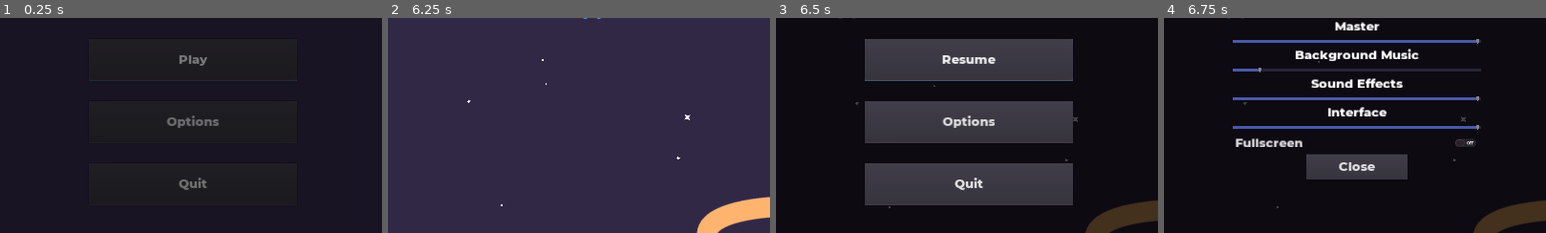
Above: before the commit, frames 1-4 (left to right).
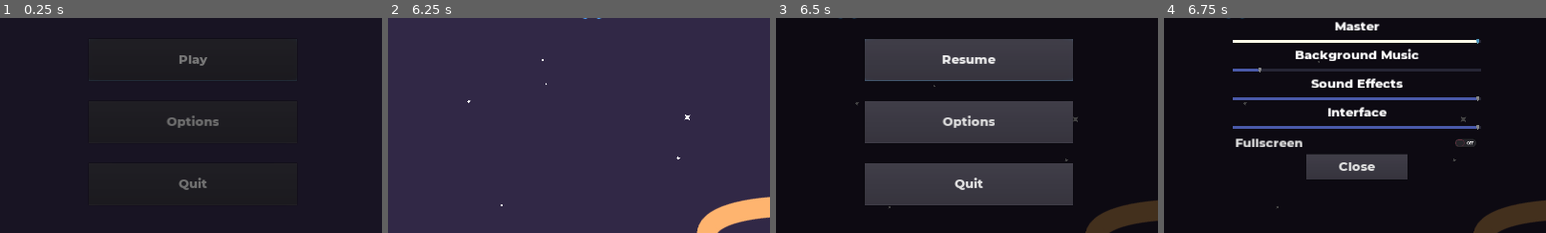
Above: after the commit, the same moments.

Repository: pigdevstudio/fermi-parallax
Game: Godot game, scene res://Screens/MainScreen.tscn
Same seed, same stepped clock (60 frames per second), same inputs: the game is played once before the commit and once after it.
Inputs:
- Up to frame 1 (0.25 s): no input
- Up to frame 2 (6.25 s): click "Options" at 0.5 s; hold Right (move_right) 1.28-2.03 s; hold Shift (dash) 1.28-2.03 s; tap Enter at 2 s; hold S (move_down) 2.03-2.75 s; tap Space (shoot) at 2.1, 5.1 s; click "Back" at 2.75 s; click "Play" at 3.5 s; hold Right (move_right) 4.28-5.03 s; hold Shift (dash) 4.28-5.03 s; hold W (move_up) 5.03-5.78 s; hold A (move_left) from 5.78 s (still down); hold Shift (dash) from 5.78 s (still down)
- Up to frame 3 (6.5 s): keep holding A (move_left); keep holding Shift (dash); tap Escape (pause) at 6.4 s
- Up to frame 4 (6.75 s): release A (move_left) at 6.5 s; release Shift (dash) at 6.5 s; click "Options" at 6.5 s
The pictures show only the part of the screen within x 25-75%, y 50-100%; the shares and areas given below are measured in that part.

Frames 1-3 are identical in both runs. In frame 4, 0.9% of the frame differs, in the area x 18-83%, y 9-12%.

Commit message:
Fix pause menu and sliders

Diff:
--- a/source/Interfaces/PauseMenu.gd
+++ b/source/Interfaces/PauseMenu.gd
@@ -1,6 +1,7 @@
 extends Control
 
 onready var _resume_button := $PauseMenu/HBoxContainer/Center/MarginContainer/VBoxContainer/ResumeButton
+onready var _master_slider := $OptionsMenu/HBoxContainer/CenterColumn/VBoxContainer4/VBoxContainer/VolumeSlider
 onready var _pause_menu := $PauseMenu
 onready var _options_menu := $OptionsMenu
 
@@ -35,12 +36,10 @@
 func _on_OptionsButton_pressed() -> void:
 	_pause_menu.hide()
 	_options_menu.show()
+	_master_slider.grab_focus()
 
 
 func _on_OptionsCloseButton_pressed() -> void:
 	_pause_menu.show()
 	_options_menu.hide()
-
-
-func _on_CloseButton_draw():
-	$OptionsMenu/HBoxContainer/CenterColumn/VBoxContainer4/CenterContainer/CloseButton.grab_focus()
+	_resume_button.grab_focus()
--- a/source/Interfaces/PauseMenu.tscn
+++ b/source/Interfaces/PauseMenu.tscn
@@ -301,5 +301,4 @@
 [connection signal="pressed" from="PauseMenu/HBoxContainer/Center/MarginContainer/VBoxContainer/OptionsButton" to="ButtonSFX" method="play"]
 [connection signal="pressed" from="PauseMenu/HBoxContainer/Center/MarginContainer/VBoxContainer/OptionsButton" to="." method="_on_OptionsButton_pressed"]
 [connection signal="pressed" from="PauseMenu/HBoxContainer/Center/MarginContainer/VBoxContainer/QuitButton" to="." method="_on_QuitButton_pressed"]
-[connection signal="draw" from="OptionsMenu/HBoxContainer/CenterColumn/VBoxContainer4/CenterContainer/CloseButton" to="." method="_on_CloseButton_draw"]
 [connection signal="pressed" from="OptionsMenu/HBoxContainer/CenterColumn/VBoxContainer4/CenterContainer/CloseButton" to="." method="_on_OptionsCloseButton_pressed"]
--- /dev/null
+++ b/source/Levels/Level2/Waves/Wave2.tscn
@@ -0,0 +1,19 @@
+[gd_scene load_steps=4 format=2]
+
+[ext_resource path="res://Levels/Wave/Wave.tscn" type="PackedScene" id=1]
+[ext_resource path="res://Actors/Enemies/PathFollowEnemy/EnemyOne.tscn" type="PackedScene" id=2]
+[ext_resource path="res://Objects/Mine/Mine.tscn" type="PackedScene" id=3]
+
+[node name="Wave" instance=ExtResource( 1 )]
+
+[node name="EnemyOne" parent="." index="0" instance=ExtResource( 2 )]
+position = Vector2( 562.849, 100.659 )
+
+[node name="Mine" parent="." index="1" instance=ExtResource( 3 )]
+position = Vector2( 402.513, -222.894 )
+
+[node name="Mine5" parent="." index="2" instance=ExtResource( 3 )]
+position = Vector2( 830.778, -895.682 )
+
+[node name="Mine6" parent="." index="3" instance=ExtResource( 3 )]
+position = Vector2( 1524.39, -1425.29 )
--- /dev/null
+++ b/source/Levels/Level2/Waves/Wave3.tscn
@@ -0,0 +1,31 @@
+[gd_scene load_steps=4 format=2]
+
+[ext_resource path="res://Levels/Wave/Wave.tscn" type="PackedScene" id=1]
+[ext_resource path="res://Objects/Mine/Mine.tscn" type="PackedScene" id=2]
+[ext_resource path="res://Actors/Enemies/PathFollowEnemy/EnemyTwo.tscn" type="PackedScene" id=3]
+
+[node name="Wave1" instance=ExtResource( 1 )]
+position = Vector2( 0, 84.2947 )
+
+[node name="EnemyTwo" parent="." index="0" instance=ExtResource( 3 )]
+position = Vector2( 75.5626, -39.0424 )
+max_animator_speed = 2.0
+
+[node name="EnemyTwo3" parent="." index="1" instance=ExtResource( 3 )]
+position = Vector2( 497.35, 58.2932 )
+max_animator_speed = 2.0
+
+[node name="EnemyTwo2" parent="." index="2" instance=ExtResource( 3 )]
+position = Vector2( 950.888, -37.9303 )
+
+[node name="Mine" parent="." index="3" instance=ExtResource( 2 )]
+position = Vector2( 364.868, -836.998 )
+
+[node name="Mine2" parent="." index="4" instance=ExtResource( 2 )]
+position = Vector2( 739.296, -1602.25 )
+
+[node name="Mine3" parent="." index="5" instance=ExtResource( 2 )]
+position = Vector2( 1629.49, -1030.39 )
+
+[node name="Mine4" parent="." index="6" instance=ExtResource( 2 )]
+position = Vector2( 1047.39, -668.24 )
--- /dev/null
+++ b/source/Levels/Level2/Waves/Wave4.tscn
@@ -0,0 +1,81 @@
+[gd_scene load_steps=6 format=2]
+
+[ext_resource path="res://Levels/Wave/Wave.tscn" type="PackedScene" id=1]
+[ext_resource path="res://Actors/Enemies/PathFollowEnemy/EnemyOne.tscn" type="PackedScene" id=2]
+[ext_resource path="res://Objects/Mine/Mine.tscn" type="PackedScene" id=3]
+[ext_resource path="res://Objects/Asteroid/LesserAsteroid.tscn" type="PackedScene" id=4]
+[ext_resource path="res://Objects/Asteroid/PettyAsteroid.tscn" type="PackedScene" id=5]
+
+[node name="Wave" instance=ExtResource( 1 )]
+
+[node name="EnemyOne" parent="." index="0" instance=ExtResource( 2 )]
+position = Vector2( 517.327, 125.263 )
+
+[node name="EnemyOne2" parent="." index="1" instance=ExtResource( 2 )]
+position = Vector2( 316.427, 125.263 )
+
+[node name="EnemyOne3" parent="." index="2" instance=ExtResource( 2 )]
+position = Vector2( 715.834, 125.263 )
+
+[node name="EnemyOne4" parent="." index="3" instance=ExtResource( 2 )]
+position = Vector2( 911.949, 125.263 )
+
+[node name="Mine" parent="." index="4" instance=ExtResource( 3 )]
+position = Vector2( 402.512, -222.894 )
+
+[node name="Mine2" parent="." index="5" instance=ExtResource( 3 )]
+position = Vector2( 1632.49, -1872.18 )
+
+[node name="Mine3" parent="." index="6" instance=ExtResource( 3 )]
+position = Vector2( 678.204, -3402.93 )
+
+[node name="Mine4" parent="." index="7" instance=ExtResource( 3 )]
+position = Vector2( 686.898, -1289.8 )
+
+[node name="Mine5" parent="." index="8" instance=ExtResource( 3 )]
+position = Vector2( 1055.6, -2339.81 )
+
+[node name="Mine6" parent="." index="9" instance=ExtResource( 3 )]
+position = Vector2( 1833.71, -997.977 )
+
+[node name="LesserAsteroid" parent="." index="10" instance=ExtResource( 4 )]
+position = Vector2( 810.858, -3998 )
+
+[node name="PettyAsteroid" parent="." index="11" instance=ExtResource( 5 )]
+position = Vector2( 379.758, -3782.45 )
+
+[node name="LesserAsteroid2" parent="." index="12" instance=ExtResource( 4 )]
+position = Vector2( 1328.18, -3627.25 )
+
+[node name="PettyAsteroid2" parent="." index="13" instance=ExtResource( 5 )]
+position = Vector2( 966.054, -3299.62 )
+
+[node name="LesserAsteroid3" parent="." index="14" instance=ExtResource( 4 )]
+position = Vector2( 1733.41, -3178.91 )
+
+[node name="PettyAsteroid3" parent="." index="15" instance=ExtResource( 5 )]
+position = Vector2( 422.868, -3239.26 )
+
+[node name="LesserAsteroid4" parent="." index="16" instance=ExtResource( 4 )]
+position = Vector2( 320.624, -4361.03 )
+
+[node name="PettyAsteroid4" parent="." index="17" instance=ExtResource( 5 )]
+position = Vector2( 544.617, -2213.95 )
+
+[node name="LesserAsteroid5" parent="." index="18" instance=ExtResource( 4 )]
+position = Vector2( 974.876, -2745.73 )
+
+[node name="PettyAsteroid5" parent="." index="19" instance=ExtResource( 5 )]
+position = Vector2( 1632.08, -2560.87 )
+
+[node name="LesserAsteroid6" parent="." index="20" instance=ExtResource( 4 )]
+position = Vector2( 457.887, -2574.22 )
+
+[node name="PettyAsteroid6" parent="." index="21" instance=ExtResource( 5 )]
+position = Vector2( 1431.93, -1500.1 )
+
+[node name="LesserAsteroid7" parent="." index="22" instance=ExtResource( 4 )]
+position = Vector2( 945.551, -897.599 )
+
+[node name="PettyAsteroid7" parent="." index="23" instance=ExtResource( 5 )]
+position = Vector2( 695.512, -1716.69 )
--- a/source/Objects/Asteroid/Asteroid.gd
+++ b/source/Objects/Asteroid/Asteroid.gd
@@ -9,6 +9,7 @@
 
 onready var _health := $Health
 onready var _animator := $AnimationPlayer
+onready var _sprite_animator := $Sprite/AnimationPlayer
 
 
 func _process(delta: float) -> void:
@@ -21,7 +22,7 @@
 
 func _on_HurtBox_damage_taken(damage) -> void:
 	_health.current -= damage
-	_animator.play("damage")
+	_sprite_animator.play("damage")
 
 
 func _on_VisibilityNotifier2D_screen_exited() -> void:
--- a/source/Objects/Asteroid/Asteroid.tscn
+++ b/source/Objects/Asteroid/Asteroid.tscn
@@ -6,11 +6,9 @@
 [ext_resource path="res://Objects/HitBox/HitBox.tscn" type="PackedScene" id=4]
 [ext_resource path="res://Objects/HurtBox/HurtBox.tscn" type="PackedScene" id=5]
 [ext_resource path="res://Objects/Asteroid/random_pitch_asteroid_sfx.tres" type="AudioStream" id=6]
-[ext_resource path="res://Objects/Asteroid/asteroid-small-damage.svg" type="Texture" id=7]
 [ext_resource path="res://Objects/Asteroid/damage-anim.tres" type="Animation" id=8]
 
-[sub_resource type="Animation" id=1]
-resource_name = "spin"
+[sub_resource type="Animation" id=2]
 length = 3.0
 loop = true
 tracks/0/type = "value"
@@ -247,19 +245,21 @@
 script = ExtResource( 3 )
 
 [node name="Sprite" type="Sprite" parent="."]
-rotation = -5.44543
-texture = ExtResource( 7 )
+rotation = -3.35103
+texture = ExtResource( 2 )
 
 [node name="AnimationPlayer" type="AnimationPlayer" parent="Sprite"]
-anims/spin = SubResource( 1 )
-script = SubResource( 2 )
+anims/damage = ExtResource( 8 )
+
+[node name="AnimationPlayer2" type="AnimationPlayer" parent="Sprite"]
+anims/spin = SubResource( 2 )
+script = SubResource( 10 )
 
 [node name="Health" parent="." instance=ExtResource( 1 )]
 max_amount = 1.0
 
 [node name="AnimationPlayer" type="AnimationPlayer" parent="."]
 autoplay = "setup"
-anims/damage = ExtResource( 8 )
 anims/explode = SubResource( 3 )
 anims/setup = SubResource( 4 )
 
@@ -274,11 +274,15 @@
 [node name="HitBox2D" parent="." groups=[
 "enemy",
 ] instance=ExtResource( 4 )]
+monitoring = false
+monitorable = false
 
 [node name="CollisionShape2D" parent="HitBox2D" index="0"]
 shape = SubResource( 8 )
 
 [node name="HurtBox" parent="." instance=ExtResource( 5 )]
+monitoring = false
+monitorable = false
 
 [node name="CollisionShape2D" parent="HurtBox" index="0"]
 shape = SubResource( 9 )
--- a/source/Objects/Asteroid/Comet/Comet.tscn
+++ b/source/Objects/Asteroid/Comet/Comet.tscn
@@ -1,7 +1,7 @@
-[gd_scene load_steps=26 format=2]
+[gd_scene load_steps=27 format=2]
 
 [ext_resource path="res://Objects/Asteroid/Comet/Fireball/sparkle.png" type="Texture" id=1]
-[ext_resource path="res://Objects/Asteroid/asteroid-great-damage.svg" type="Texture" id=2]
+[ext_resource path="res://Objects/Asteroid/asteroid-great.svg" type="Texture" id=2]
 [ext_resource path="res://Objects/Asteroid/Comet/Fireball/puff.png" type="Texture" id=3]
 [ext_resource path="res://Objects/Asteroid/Asteroid.tscn" type="PackedScene" id=4]
 [ext_resource path="res://Objects/Asteroid/Comet/damage-anim.tres" type="Animation" id=5]
@@ -140,6 +140,9 @@
 [sub_resource type="CircleShape2D" id=20]
 radius = 260.768
 
+[sub_resource type="CircleShape2D" id=21]
+radius = 256.002
+
 [node name="Comet" instance=ExtResource( 4 )]
 
 [node name="FireBallEffect" type="Node2D" parent="." index="0"]
@@ -195,6 +198,9 @@
 [node name="AnimationPlayer" parent="Sprite" index="0"]
 min_spin_speed = 1.0
 max_spin_speed = 1.0
+
+[node name="AnimationPlayer2" parent="Sprite" index="1"]
+anims/damage = ExtResource( 5 )
 
 [node name="Health" parent="." index="2" groups=[
 "enemy",
@@ -211,17 +217,11 @@
 process_material = SubResource( 19 )
 
 [node name="HitBox2D" parent="." index="5"]
-monitoring = false
-monitorable = false
 damage = 5000.0
 
 [node name="CollisionShape2D" parent="HitBox2D" index="0"]
 shape = SubResource( 20 )
 
-[node name="HurtBox" parent="." index="6"]
-monitoring = false
-monitorable = false
-
 [node name="CollisionShape2D" parent="HurtBox" index="0"]
 shape = SubResource( 20 )
 
@@ -229,6 +229,7 @@
 monitoring = false
 
 [node name="CollisionShape2D" parent="DestructionArea" index="0"]
+shape = SubResource( 21 )
 disabled = true
 
 [node name="VisibilityNotifier2D" parent="." index="8"]
--- a/source/Objects/Asteroid/Comet/damage-anim.tres
+++ b/source/Objects/Asteroid/Comet/damage-anim.tres
@@ -8,7 +8,7 @@
 length = 0.25
 step = 0.05
 tracks/0/type = "value"
-tracks/0/path = NodePath("Sprite:texture")
+tracks/0/path = NodePath(".:texture")
 tracks/0/interp = 1
 tracks/0/loop_wrap = true
 tracks/0/imported = false
--- a/source/Objects/Asteroid/damage-anim.tres
+++ b/source/Objects/Asteroid/damage-anim.tres
@@ -8,7 +8,7 @@
 length = 0.25
 step = 0.05
 tracks/0/type = "value"
-tracks/0/path = NodePath("Sprite:texture")
+tracks/0/path = NodePath(".:texture")
 tracks/0/interp = 1
 tracks/0/loop_wrap = true
 tracks/0/imported = false
--- a/source/Objects/Mine/Mine.tscn
+++ b/source/Objects/Mine/Mine.tscn
@@ -8,12 +8,12 @@
 [ext_resource path="res://Objects/Explosion/Explosion.tscn" type="PackedScene" id=6]
 
 [sub_resource type="CircleShape2D" id=1]
-radius = 96.0
+radius = 184.0
 
 [sub_resource type="CircleShape2D" id=2]
 radius = 24.0
 
-[sub_resource type="Animation" id=4]
+[sub_resource type="Animation" id=3]
 resource_name = "countdown"
 tracks/0/type = "value"
 tracks/0/path = NodePath("Sprite/Light:self_modulate")
@@ -42,8 +42,7 @@
 } ]
 }
 
-[sub_resource type="Animation" id=3]
-resource_name = "explode"
+[sub_resource type="Animation" id=4]
 length = 3.0
 tracks/0/type = "animation"
 tracks/0/path = NodePath("Explosion/AnimationPlayer")
@@ -320,10 +319,10 @@
 
 [node name="AnimationPlayer" type="AnimationPlayer" parent="."]
 autoplay = "setup"
-anims/countdown = SubResource( 4 )
-anims/explode = SubResource( 3 )
-anims/idle = SubResource( 6 )
-anims/setup = SubResource( 7 )
+anims/countdown = SubResource( 3 )
+anims/explode = SubResource( 4 )
+anims/idle = SubResource( 5 )
+anims/setup = SubResource( 6 )
 
 [node name="Health" parent="." instance=ExtResource( 5 )]
 max_amount = 3.0
@@ -335,14 +334,13 @@
 collision_mask = 8
 
 [node name="CollisionShape2D" type="CollisionShape2D" parent="SensorArea"]
-shape = SubResource( 5 )
+shape = SubResource( 7 )
 
 [node name="Explosion" parent="." instance=ExtResource( 6 )]
 
 [node name="Timer" type="Timer" parent="."]
 wait_time = 3.0
 one_shot = true
-autostart = true
 
 [node name="VisibilityNotifier2D" type="VisibilityNotifier2D" parent="."]
 scale = Vector2( 1.6, 1.6 )
Not shown: 2 places in source/Objects/Asteroid/Asteroid.tscn that only renumber resources
Not shown: 3 places in source/Objects/Mine/Mine.tscn that only renumber resources
